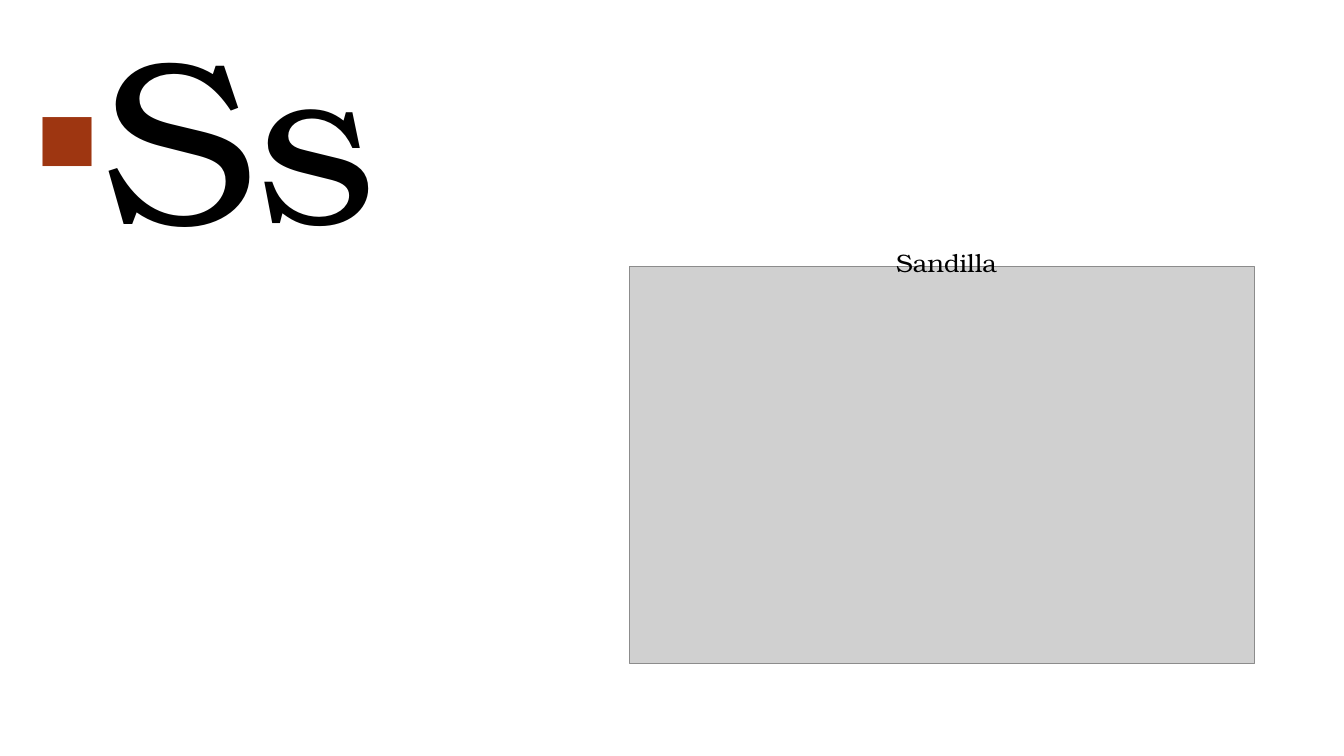
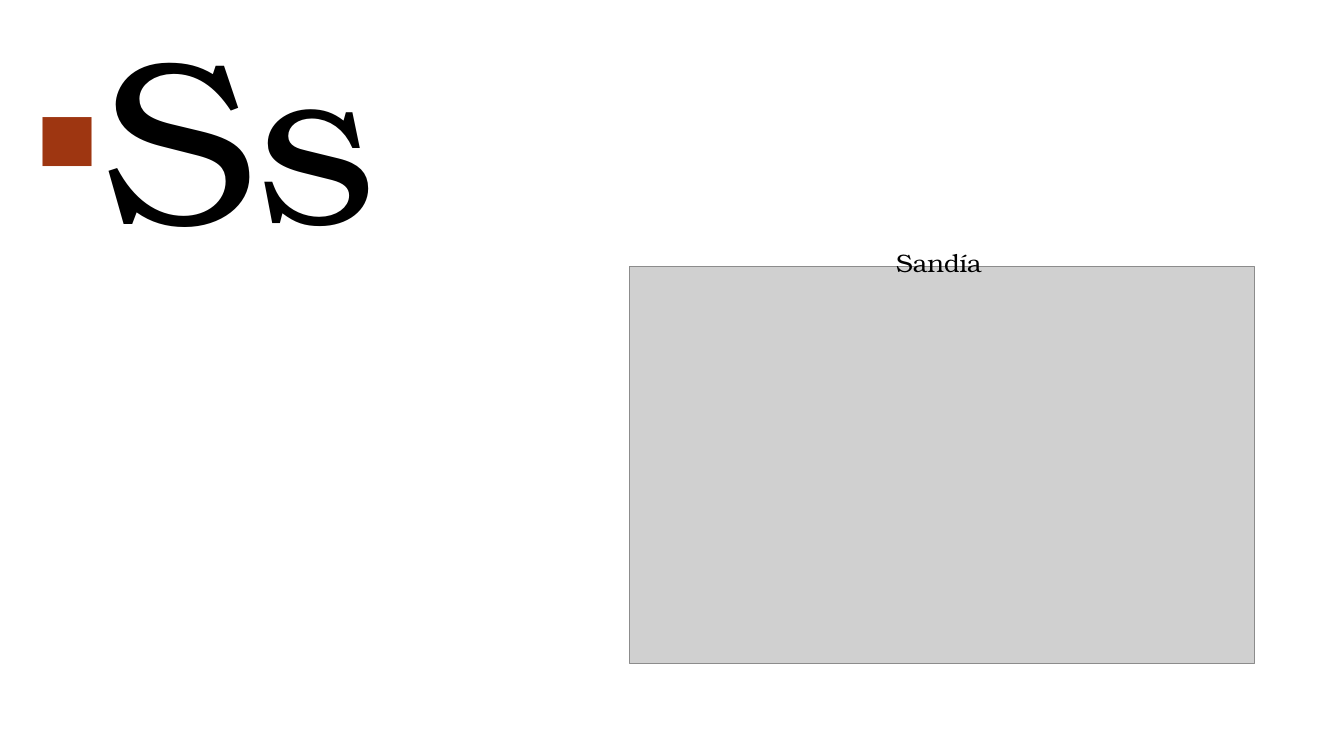
Before and after one commit to adrianRFlores/proyecto2, a slide deck: slide 21 of El Abecedario.pptx. Drawn at 1344x756 pixels with LibreOffice and Linux fonts; fonts in the diff are those of the drawing; grey boxes stand for pictures; background and template pictures are left out. Boxes give left, top, right and bottom in pixels: in the first picture for what was removed or moved away, otherwise in the second. Text is boxed around its words. In the diff, an @@ line names an element or a change of style, - is before the commit and + after.

```diff
--- a/El Abecedario.pptx
+++ b/El Abecedario.pptx
@@ text at [896, 248, 982, 273]: text changed @@
-Sandilla
+Sandía
```
Also in this commit, not shown: 1 other slide changed, 5 other files.
